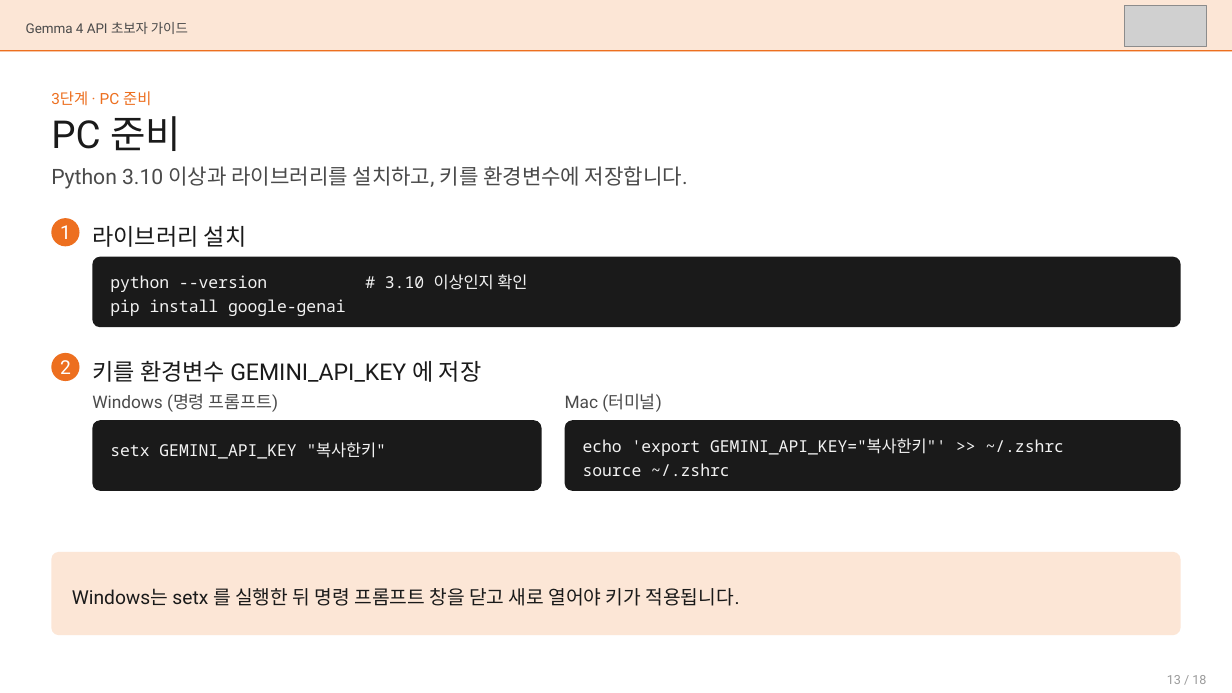
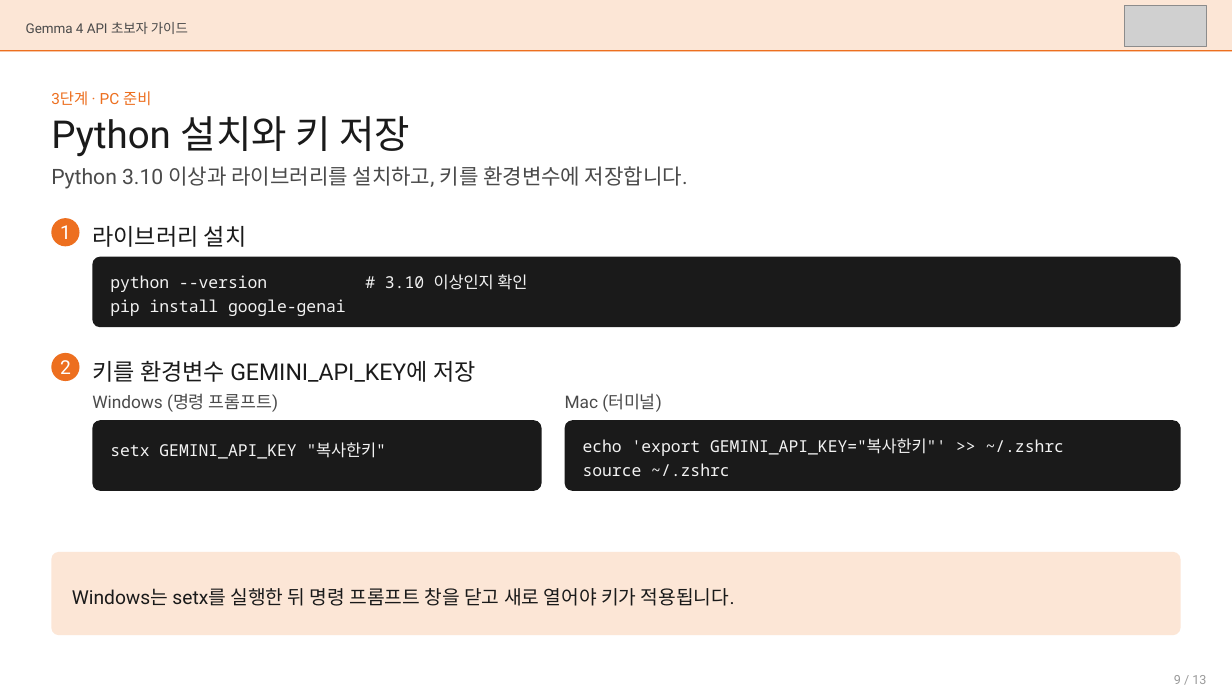
Before and after one commit to mulgae-life/ai-infra, a slide deck: slide 9 of agent-guide/docs/Gemma4_API_초보자_가이드.pptx (slide 13 before the commit). Drawn at 1232x693 pixels with LibreOffice and Linux fonts; fonts in the diff are those of the drawing; grey boxes stand for pictures. Boxes give left, top, right and bottom in pixels: in the first picture for what was removed or moved away, otherwise in the second. Text is boxed around its words. In the diff, an @@ line names an element or a change of style, - is before the commit and + after.

```diff
--- a/agent-guide/docs/Gemma4_API_초보자_가이드.pptx
+++ b/agent-guide/docs/Gemma4_API_초보자_가이드.pptx
@@ text at <box>51,116,410,157</box>: text changed @@
-PC 준비
+Python 설치와 키 저장
@@ text at <box>92,361,476,382</box>: spaces changed @@
-키를 환경변수 GEMINI_API_KEY 에 저장
+키를 환경변수 GEMINI_API_KEY에 저장
@@ text at <box>72,588,735,606</box>: spaces changed @@
-Windows는 setx 를 실행한 뒤 명령 프롬프트 창을 닫고 새로 열어야 키가 적용됩니다.
+Windows는 setx를 실행한 뒤 명령 프롬프트 창을 닫고 새로 열어야 키가 적용됩니다.
@@ text at <box>1174,675,1206,684</box>: text changed @@
-13 / 18
+9 / 13
```
Also in this commit, not shown: 10 other slides changed, 2 slides added, 7 slides removed, 1 other file.
